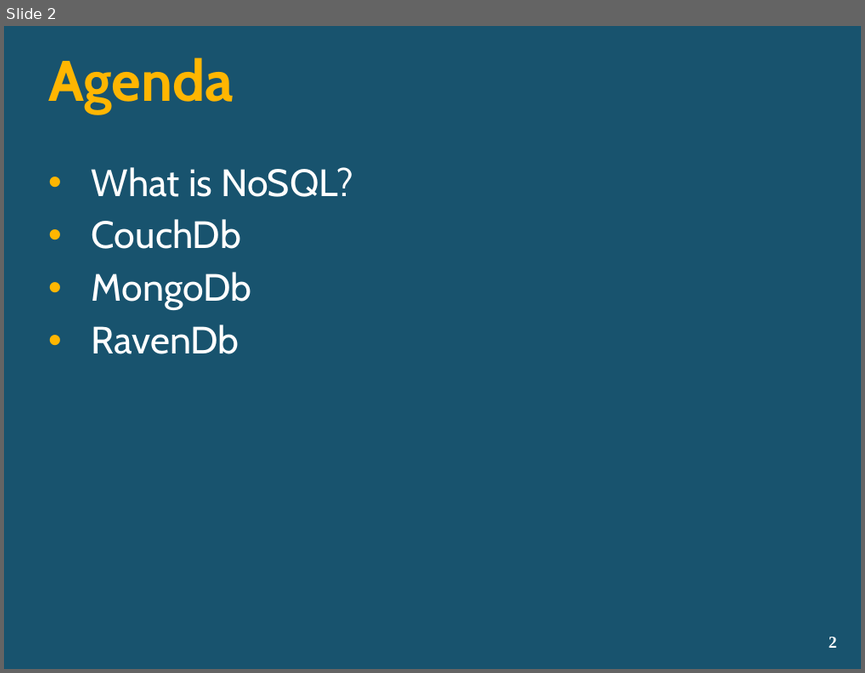
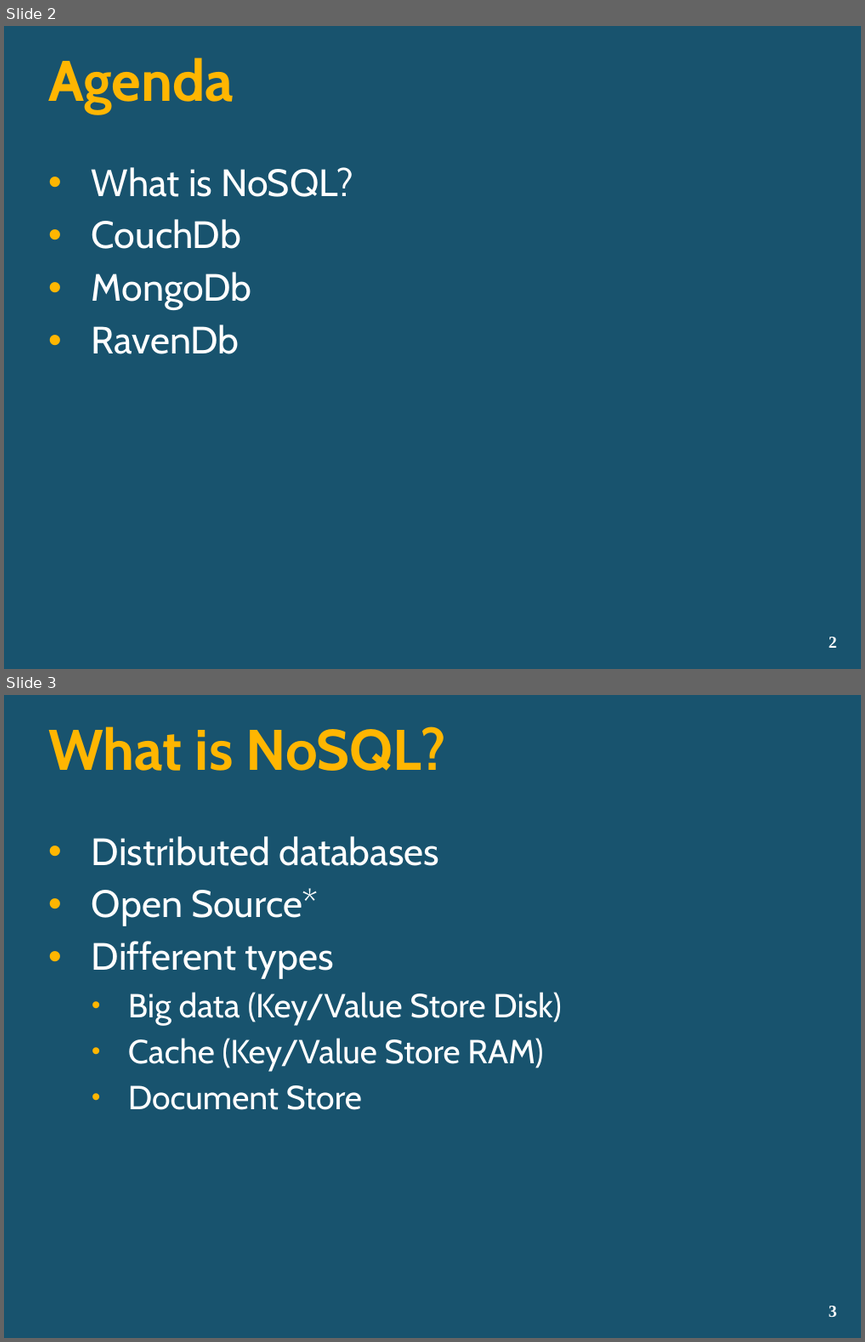
Before and after one commit to lozanotek/nosql, a slide deck: slides/NoSQL.pptx. Shown one above the other, each under a label of ours: slide 2 before the commit, slides 2 and 3 after it. The pictures are 865x673 and 865x1342 pixels, drawn with LibreOffice and Linux fonts; fonts in the diff are those of the drawing; background and template pictures are left out. Boxes give left, top, right and bottom in pixels: in the first picture for what was removed or moved away, otherwise in the second. Text is boxed around its words. In the diff, an @@ line names an element or a change of style, - is before the commit and + after.

```diff
--- a/slides/NoSQL.pptx
+++ b/slides/NoSQL.pptx
@@ slide 3 added at <box>4,695,861,1338</box>, background picture (left out) @@
@@ title added at <box>48,726,446,771</box>, 48 pt, text #FFB601, bold @@
+What is NoSQL?
@@ text added at <box>92,836,561,1110</box>, 28 pt, text #FFFFFF @@
+• Distributed databases
+• Open Source*
+• Different types
+  • Big data (Key/Value Store Disk)
+  • Cache (Key/Value Store RAM)
+  • Document Store
@@ page number added at <box>828,1305,837,1316</box>, 14 pt, text #FFFFFF, bold @@
+3
```
Also in this commit, not shown: 1 slide changed, 18 other slides added.
